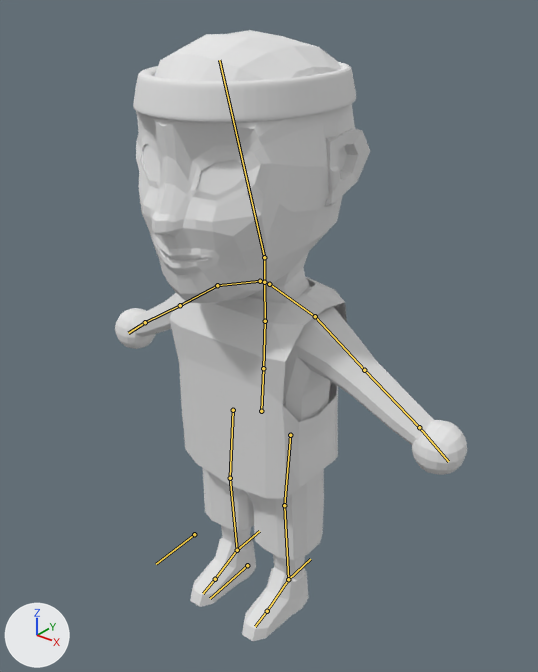
The Blender file Done characters/Teacher/Animations seperate/P.H animations.blend, before and after one commit.
The view is the same before and after, from a camera (50 mm lens) standing at (5.93, -6.94, 9.02) and looking at (0.09, 0.36, 4.5). The axes (+X, +Y, +Z) are drawn at lower left. The lights are the same throughout. Both versions are drawn at frame 0 of the action 'Run'; the numbers are the values there. The bones that bend it are drawn over the model as lines.
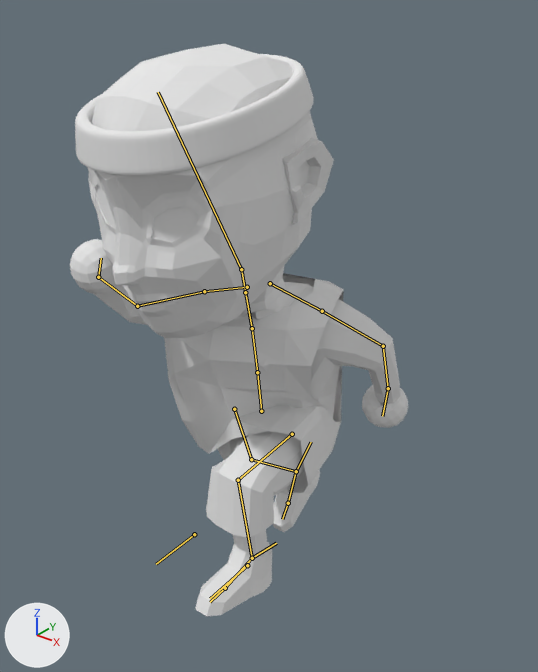
Commit message: Fixed PH teacher run

What differs and where, as boxes [x1, y1, x2, y2] in the pictures (538 x 672 px):
'Cube.017', posed (6% shorter)
    before: [115, 30, 467, 641]
    after: [70, 44, 408, 616]
'Cube.018', posed
    before: [170, 276, 347, 499]
    after: [164, 273, 344, 493]
bone 'Lowerspine', root to tip
    before: (261, 411) to (263, 368)
    after: (261, 411) to (257, 372)
bone 'Shoulder.L', root to tip
    before: (269, 284) to (315, 316)
    after: (270, 283) to (322, 311)
bone 'Upperarm.L', root to tip
    before: (315, 316) to (364, 370)
    after: (322, 311) to (383, 346)
bone 'lowerarm.L', root to tip
    before: (364, 370) to (419, 427)
    after: (383, 346) to (388, 388)
bone 'hand.L', root to tip
    before: (419, 427) to (448, 461)
    after: (388, 388) to (382, 416)
bone 'Shoulder.R', root to tip
    before: (260, 281) to (217, 285)
    after: (247, 287) to (204, 291)
bone 'Upperarm.R', root to tip
    before: (217, 285) to (180, 305)
    after: (204, 291) to (137, 306)
bone 'lowerarm.R', root to tip
    before: (180, 305) to (145, 322)
    after: (137, 306) to (98, 277)
bone 'hand.R', root to tip
    before: (145, 322) to (128, 333)
    after: (98, 277) to (101, 258)
bone 'Lowerleg.L.001', root to tip
    before: (288, 579) to (310, 559)
    after: (252, 558) to (276, 543)
bone 'Lowerleg.R.001', root to tip
    before: (237, 550) to (259, 531)
    after: (296, 471) to (311, 442)

Edits to the bpy script that builds the scene:
```text
Change bone_lowerspine:
    where bone_lowerspine = bpy.data.objects['Spine.000'].pose.bones['Lowerspine']
    bone_lowerspine.rotation_quaternion: (1.0, 0.0, 0.0, 0.0) -> (1.0, 0.1, 0.0, 0.0)  # degrees (0, 0, 0) -> degrees (11, 0, 0)
Change bone_shoulder_l:
    where bone_shoulder_l = bpy.data.objects['Spine.000'].pose.bones['Shoulder.L']
    bone_shoulder_l.location: (0.0, 0.0, 0.0) -> (0.0, 0.0, -0.01)
    bone_shoulder_l.rotation_quaternion: (1.0, 0.0, 0.0, 0.0) -> (1.0, -0.1, 0.0, 0.0)  # degrees (0, 0, 0) -> degrees (-11, 0, 0)
Change bone_upperarm_l:
    where bone_upperarm_l = bpy.data.objects['Spine.000'].pose.bones['Upperarm.L']  # child of 'Shoulder.L'
    bone_upperarm_l.rotation_quaternion: (1.0, 0.0, 0.0, 0.0) -> (1.0, 0.15, 0.0, 0.0)  # degrees (0, 0, 0) -> degrees (17, 0, 0)
Change bone_lowerarm_l:
    where bone_lowerarm_l = bpy.data.objects['Spine.000'].pose.bones['lowerarm.L']  # child of 'Upperarm.L'
    bone_lowerarm_l.rotation_quaternion: (1.0, 0.0, 0.0, 0.0) -> (1.0, 0.2, -0.1, 0.5)  # degrees (0, 0, 0) -> degrees (14, -18, 51)
Change bone_hand_l:
    where bone_hand_l = bpy.data.objects['Spine.000'].pose.bones['hand.L']  # child of 'lowerarm.L'
    bone_hand_l.rotation_quaternion: (1.0, 0.0, 0.0, 0.0) -> (1.0, -0.1, 0.0, 0.1)  # degrees (0, 0, 0) -> degrees (-11, 1, 11)
Change bone_shoulder_r:
    where bone_shoulder_r = bpy.data.objects['Spine.000'].pose.bones['Shoulder.R']
    bone_shoulder_r.location: (0.0, 0.0, 0.0) -> (0.02, 0.0, 0.28)
Change bone_upperarm_r:
    where bone_upperarm_r = bpy.data.objects['Spine.000'].pose.bones['Upperarm.R']  # child of 'Shoulder.R'
    bone_upperarm_r.rotation_quaternion: (1.0, 0.0, 0.0, 0.0) -> (1.0, -0.5, 0.3, 0.0)  # degrees (0, 0, 0) -> degrees (-57, 27, -15)
Change bone_lowerarm_r:
    where bone_lowerarm_r = bpy.data.objects['Spine.000'].pose.bones['lowerarm.R']  # child of 'Upperarm.R'
    bone_lowerarm_r.rotation_quaternion: (1.0, 0.0, 0.0, 0.0) -> (1.0, -0.7, 0.0, 0.0)  # degrees (0, 0, 0) -> degrees (-70, 0, 0)
Change bone_hand_r:
    where bone_hand_r = bpy.data.objects['Spine.000'].pose.bones['hand.R']  # child of 'lowerarm.R'
    bone_hand_r.rotation_quaternion: (1.0, 0.0, 0.0, 0.0) -> (1.0, -0.3, 0.2, -0.1)  # degrees (0, 0, 0) -> degrees (-36, 17, -17)
Change bone_lowerleg_l_001:
    where bone_lowerleg_l_001 = bpy.data.objects['Spine.000'].pose.bones['Lowerleg.L.001']
    bone_lowerleg_l_001.location: (0.0, 0.0, 0.0) -> (0.0, -0.9, 1.08)
    bone_lowerleg_l_001.rotation_quaternion: (1.0, 0.0, 0.0, 0.0) -> (1.0, -0.1, 0.0, 0.0)  # degrees (0, 0, 0) -> degrees (-11, 0, 0)
Change bone_lowerleg_r_001:
    where bone_lowerleg_r_001 = bpy.data.objects['Spine.000'].pose.bones['Lowerleg.R.001']
    bone_lowerleg_r_001.location: (0.0, 0.0, 0.0) -> (0.0, 1.64, 0.66)
    bone_lowerleg_r_001.rotation_quaternion: (1.0, 0.0, 0.0, 0.0) -> (1.0, 0.4, 0.0, 0.0)  # degrees (0, 0, 0) -> degrees (44, 0, 0)
```
